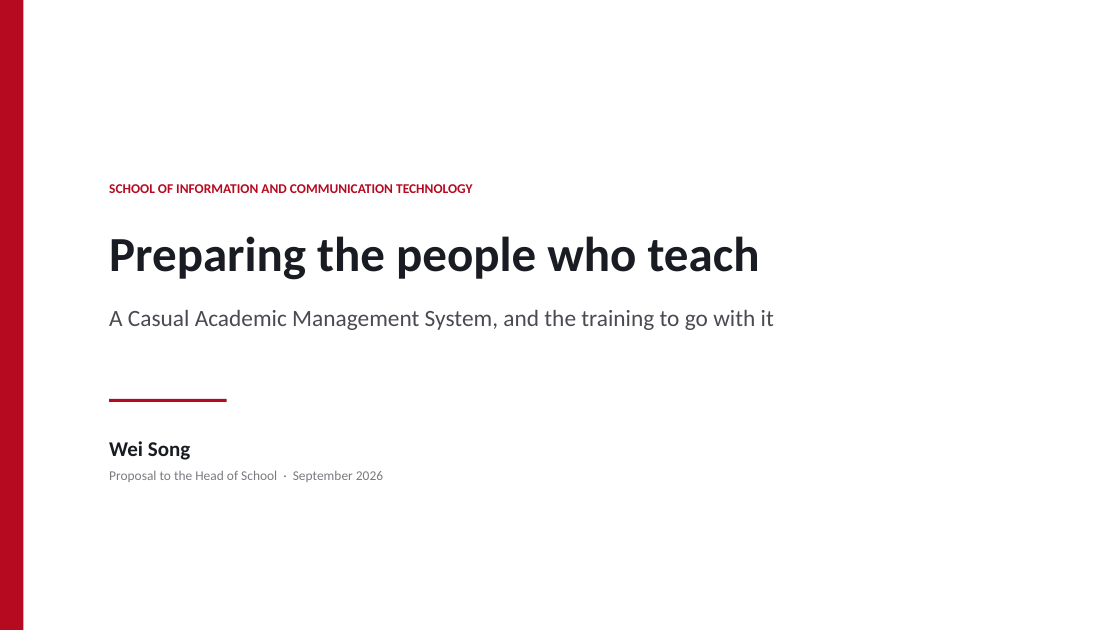
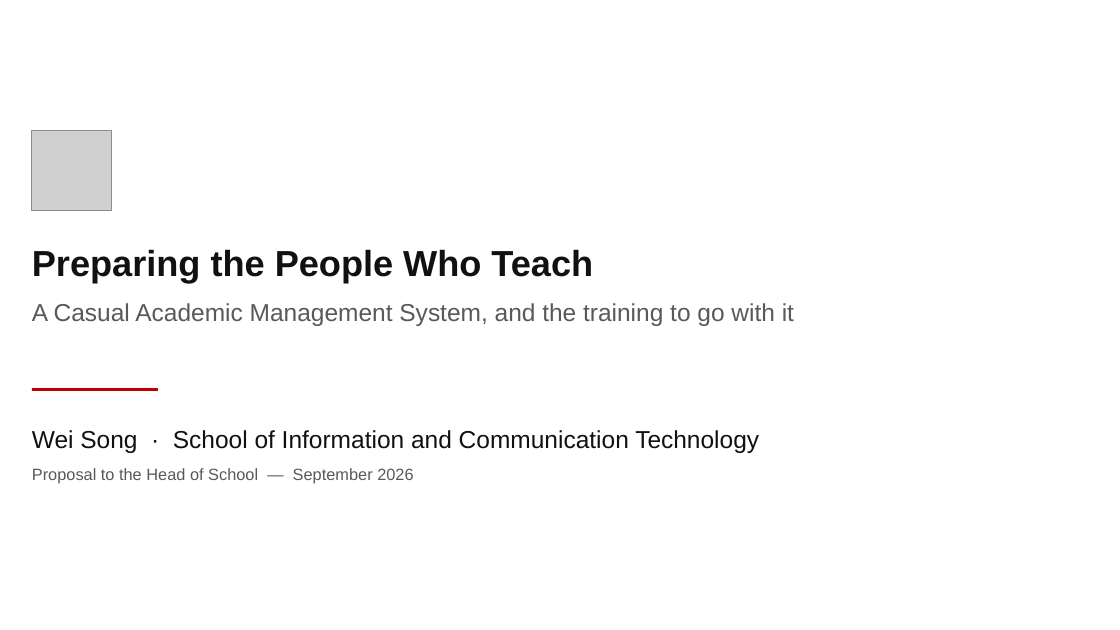
Before and after one commit to WWEISONG/griffith-ict-casual-academic, a slide deck: slide 1 of docs/tutor-program/HoS-briefing.pptx. Drawn at 1120x630 pixels with LibreOffice and Linux fonts; fonts in the diff are those of the drawing; grey boxes stand for pictures. Boxes give left, top, right and bottom in pixels: in the first picture for what was removed or moved away, otherwise in the second. Text is boxed around its words. In the diff, an @@ line names an element or a change of style, - is before the commit and + after.

```diff
--- a/docs/tutor-program/HoS-briefing.pptx
+++ b/docs/tutor-program/HoS-briefing.pptx
@@ rectangle removed at [0,0,24,630] @@
@@ picture added at [32,130,112,210] @@
@@ text removed at [109,184,472,193] @@
-SCHOOL OF INFORMATION AND COMMUNICATION TECHNOLOGY
@@ text "Preparing the People Who Teach": place and size @@
-text "Preparing the People Who Teach" at [109,236,774,330]
+text "Preparing the People Who Teach" at [32,249,794,326]
@@ text at [32,249,593,283]: text changed; size 42 to 31 pt; font Calibri to Arial; text colour #191C22 to #111111 @@
-Preparing the people who teach
+Preparing the People Who Teach
@@ text at [32,303,794,326]: size 20 to 21 pt, font Calibri to Arial, text colour #4A4A52 to #595959 in "A Casual Academic Management System, and the ..."; line spacing 1.25 to 1.2 @@
@@ rectangle: place and size @@
-rectangle at [109,399,227,402]
+rectangle at [32,388,158,391]
@@ rectangle at [32,388,158,391]: fill #B60A20 to #C00000 @@
@@ text at [32,430,759,483]: text changed; size 11.5 to 21 pt; font Calibri to Arial; text colour #7C7A80 to #111111 @@
-Wei Song
-Proposal to the Head of School · September 2026
+Wei Song · School of Information and Communication Technology
+Proposal to the Head of School — September 2026
```
Also in this commit, not shown: 13 other slides changed, 3 other files.
